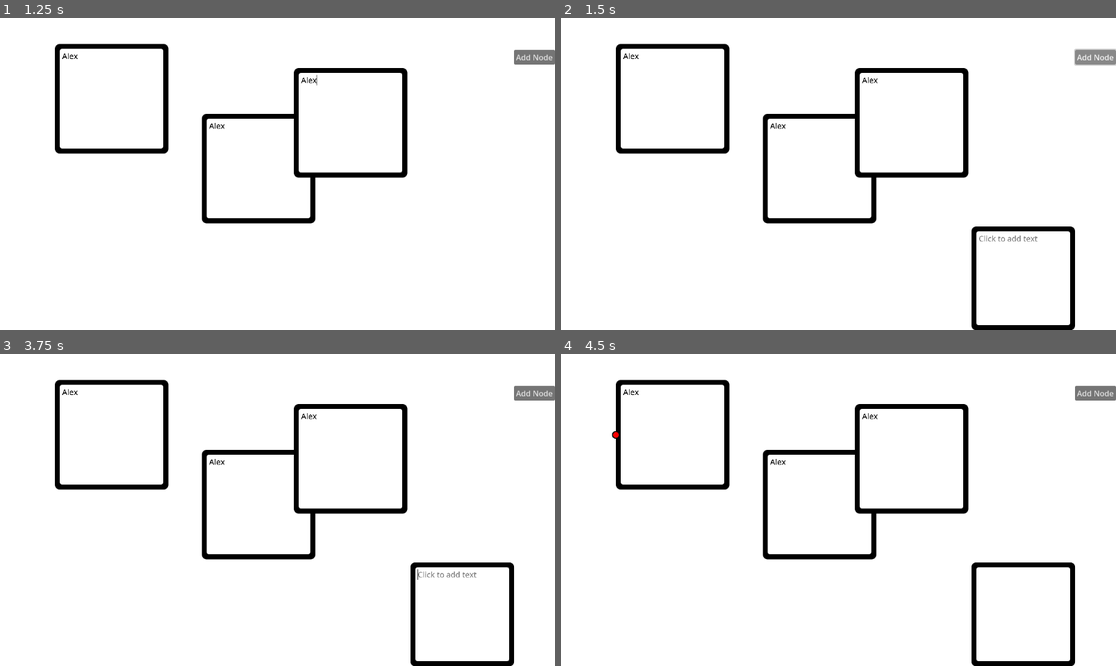
Above: before the commit, frames 1-4 (two rows, left to right).
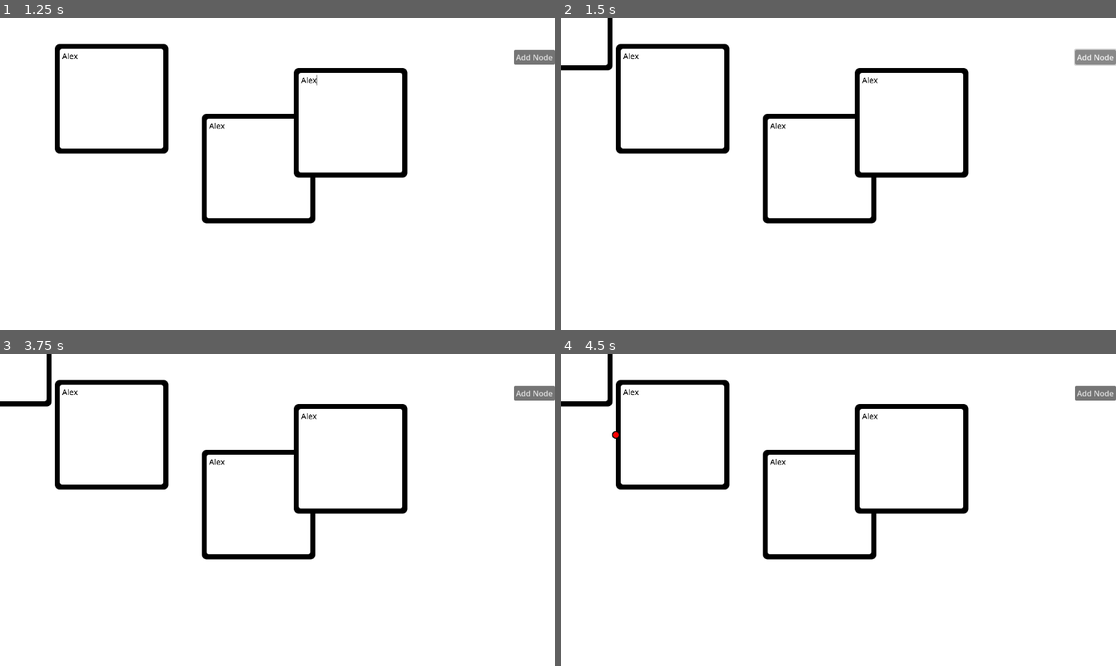
Above: after the commit, the same moments.

Repository: Shuflduf/Flow-Chart
Game: Godot game, scene res://scenes/main.tscn
Two runs of this game, one before a commit and one after it. Both use one fixed random seed, a clock stepped at 60 frames per second and the inputs below. The engine's default icon, where the game draws it, is replaced by a stand-in: a white triangle on a blue panel in a dark square.
Inputs (mouse positions are in pixels of both pictures, inside the frame that each line leads up to):
- Up to frame 1 (1.25 s): click (111, 99) at 0.52 s; type "Alex" at 0.6 s; click (260, 167) at 0.75 s; type "Alex" at 0.83 s; click (349, 124) at 0.98 s; type "Alex" at 1.07 s
- Up to frame 2 (1.5 s): click "Add Node" at 1.25 s
- Up to frame 3 (3.75 s): click "Add Node" at 2 s; click "Add Node" at 2.75 s; tap Enter at 3.5 s; move the mouse to (460, 612) at 3.52 s; hold Right mouse button (delete) from 3.53 s (still down); click (460, 612) at 3.67 s
- Up to frame 4 (4.5 s): tap Space at 4.25 s; move the mouse to (616, 435) at 4.27 s; release Right mouse button (delete) at 4.28 s; click (616, 435) at 4.35 s

Frame 1 is identical in both runs. In frame 2, 1.5% of the frame differs, in the area x 0-93%, y 0-100%; in frame 3, 1.5%; in frame 4, 1.4%.

Commit message:
nodes spawn in the top left corner

Diff:
--- a/scripts/chart.gd
+++ b/scripts/chart.gd
@@ -20,6 +20,7 @@
 
 	if moving_chart:
 		nodes.position = get_global_mouse_position() + mouse_offset
+		update_all_nodes()
 
 
 func _on_gui_input(event: InputEvent) -> void:
@@ -54,9 +55,16 @@
 		nodes.scale = nodes.scale * zoom_change
 		var delta := (mouse_position - nodes.global_position) * (zoom_change - 1)
 		nodes.global_position = nodes.global_position - delta
+		update_all_nodes()
 
 
 func add_node() -> void:
 	var new_node := CHART_NODE.instantiate()
-	new_node.position = (-nodes.global_position + ((nodes.size / 2) * nodes.scale))
+	print(nodes.global_position / nodes.scale)
+	new_node.global_position = (-nodes.global_position / nodes.scale)# - (nodes.global_position * 2)
 	nodes.add_child(new_node)
+
+
+func update_all_nodes() -> void:
+	for node in nodes.get_children():
+			node._moved()
